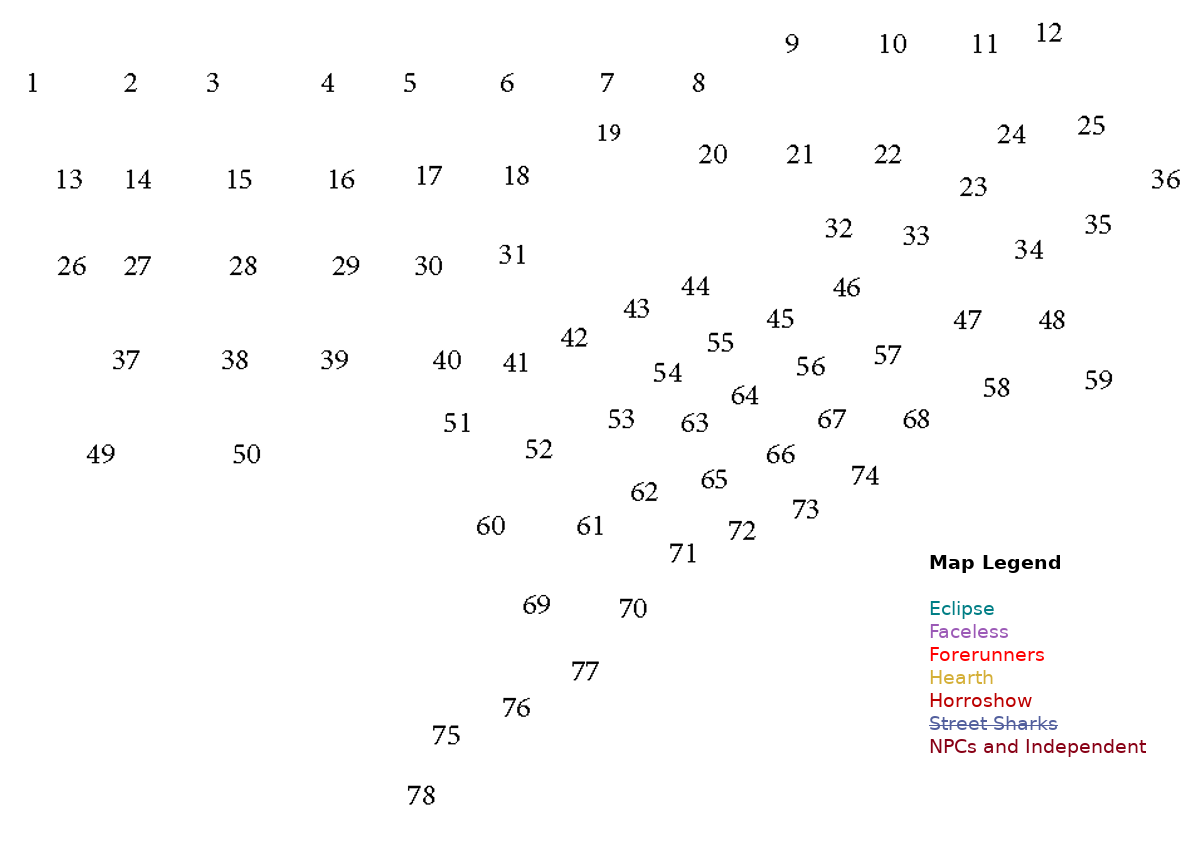
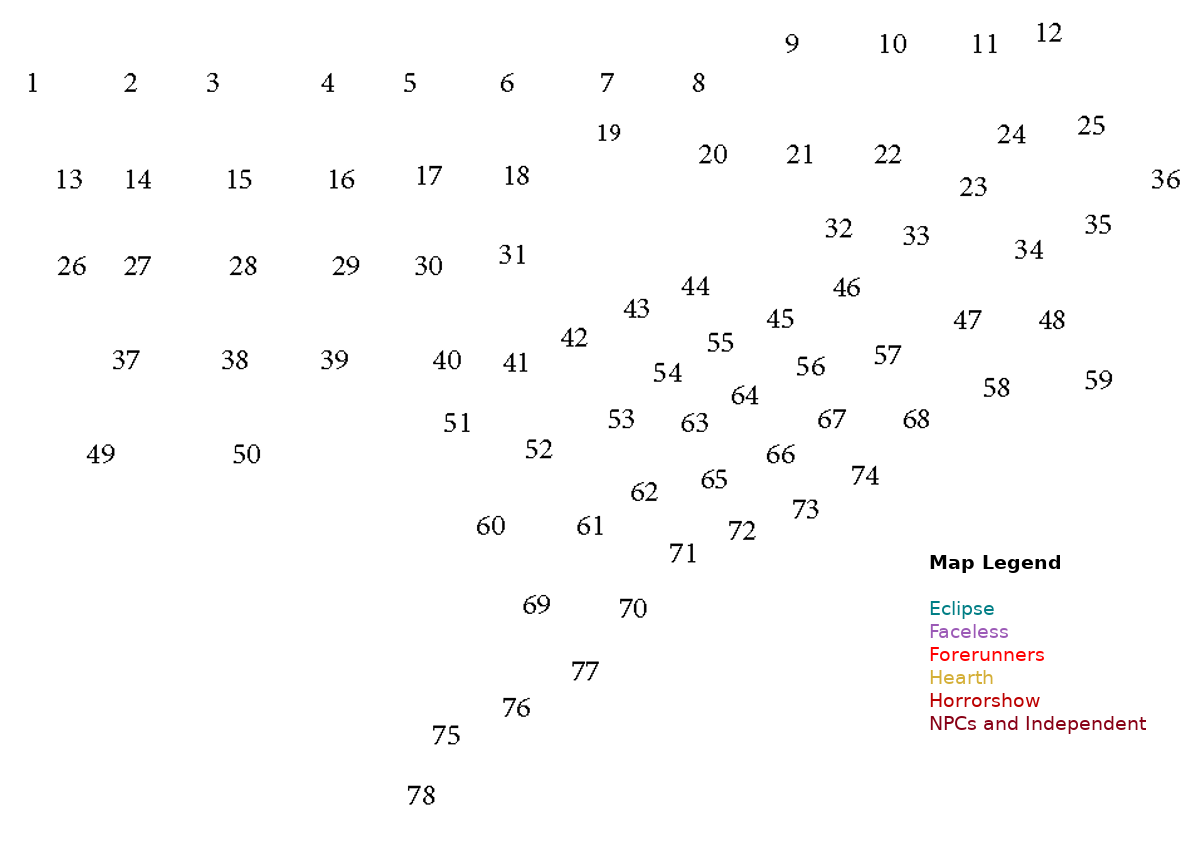
Revision of a layered w=1202, h=850 image; what changed, layer by layer:
painted on "Map Legend ..." over bbox(929, 693, 1146, 757)
